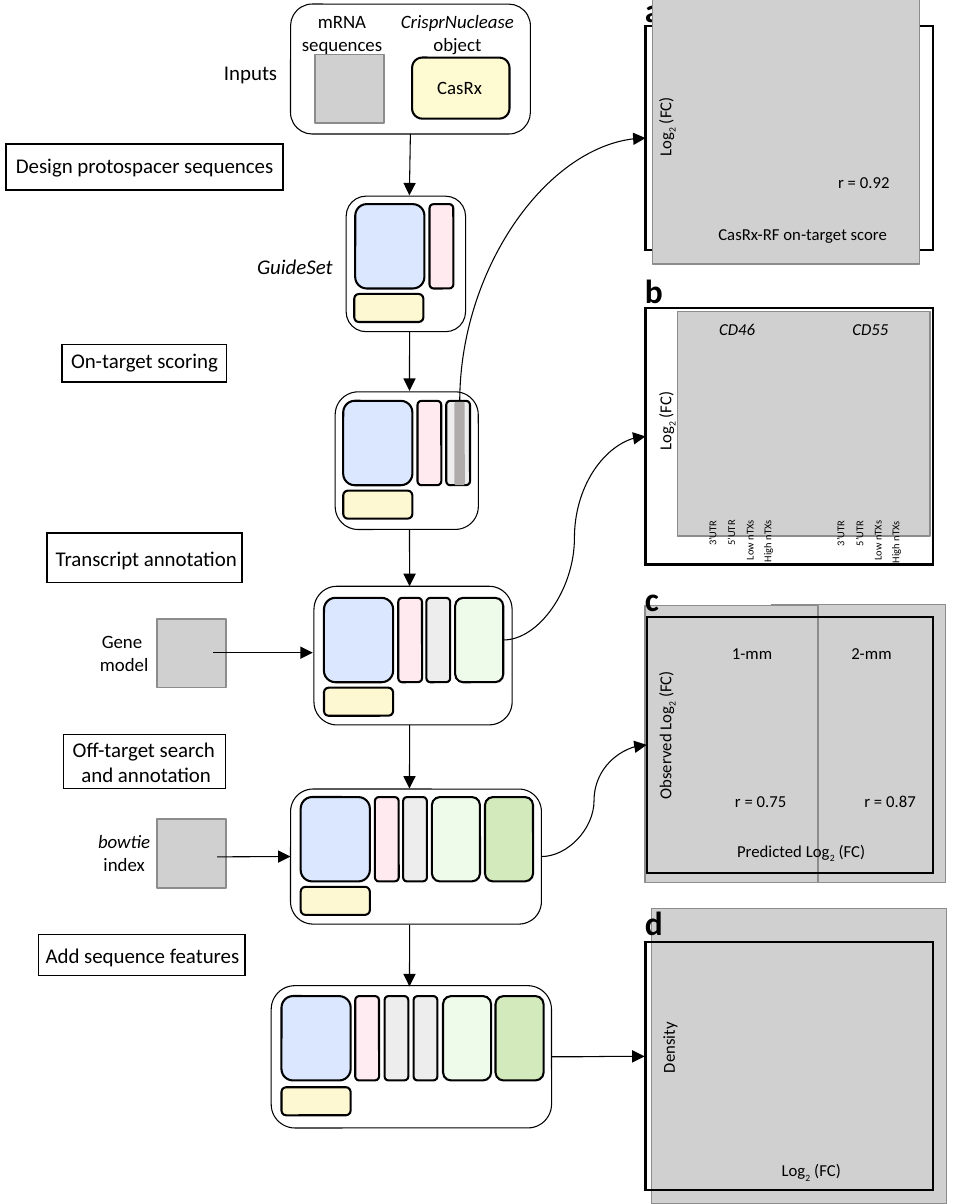
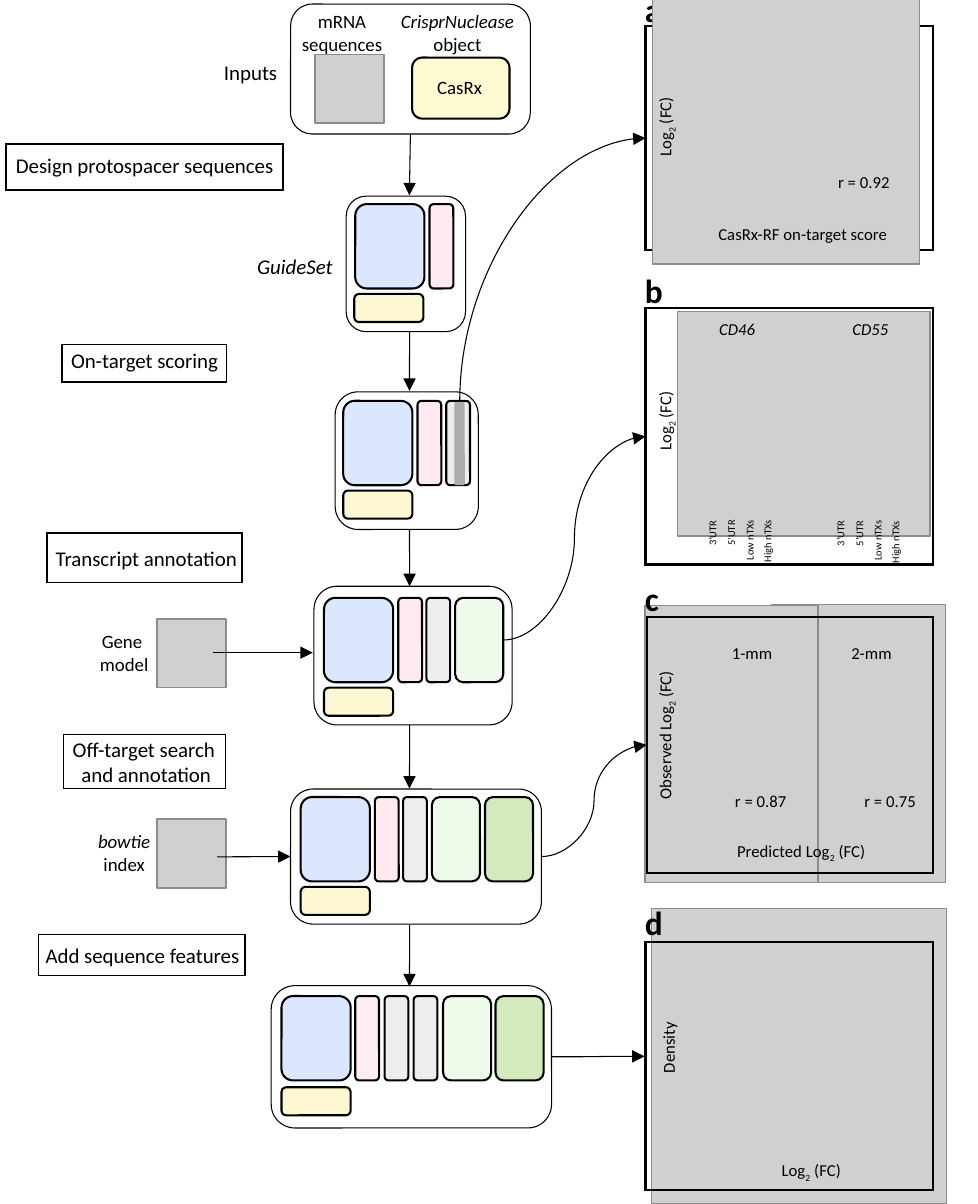
Before and after one commit to crisprVerse/crisprVersePaper, a slide deck: slide 1 of analyses/casrx/sanjana/figures/casrx.pptx. Drawn at 978x1204 pixels with LibreOffice and Linux fonts; fonts in the diff are those of the drawing; grey boxes stand for pictures. Boxes give left, top, right and bottom in pixels: in the first picture for what was removed or moved away, otherwise in the second. Text is boxed around its words. In the diff, an @@ line names an element or a change of style, - is before the commit and + after.

```diff
--- a/analyses/casrx/sanjana/figures/casrx.pptx
+++ b/analyses/casrx/sanjana/figures/casrx.pptx
@@ text at [735,795,787,807]: text changed @@
-r = 0.75
+r = 0.87
@@ text at [864,796,916,807]: text changed @@
-r = 0.87
+r = 0.75
```
Also in this commit, not shown: 23 other files.
